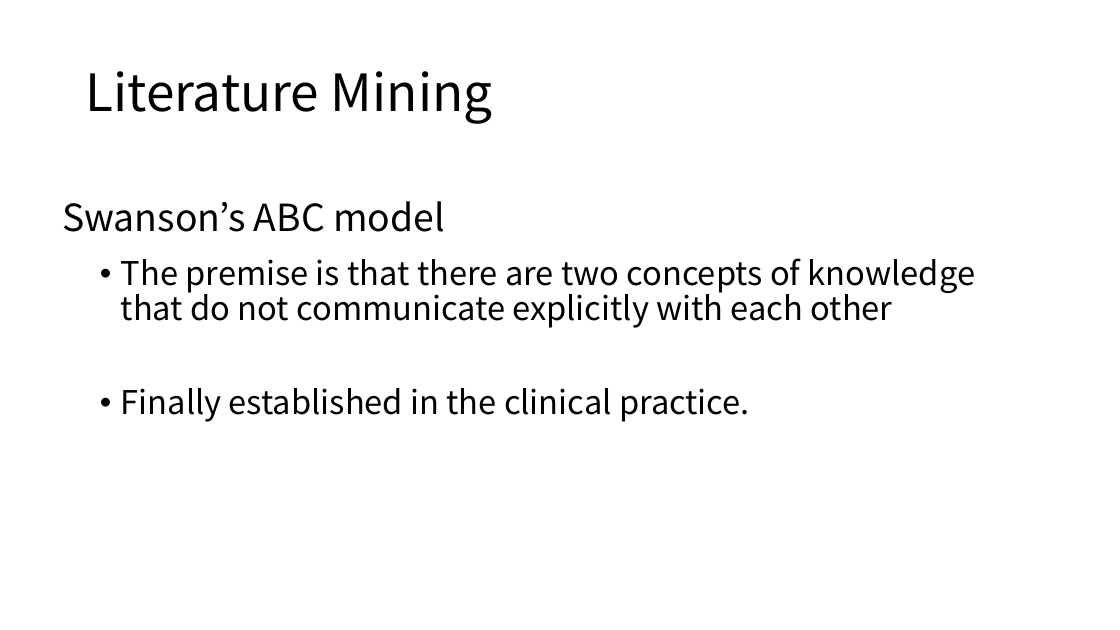
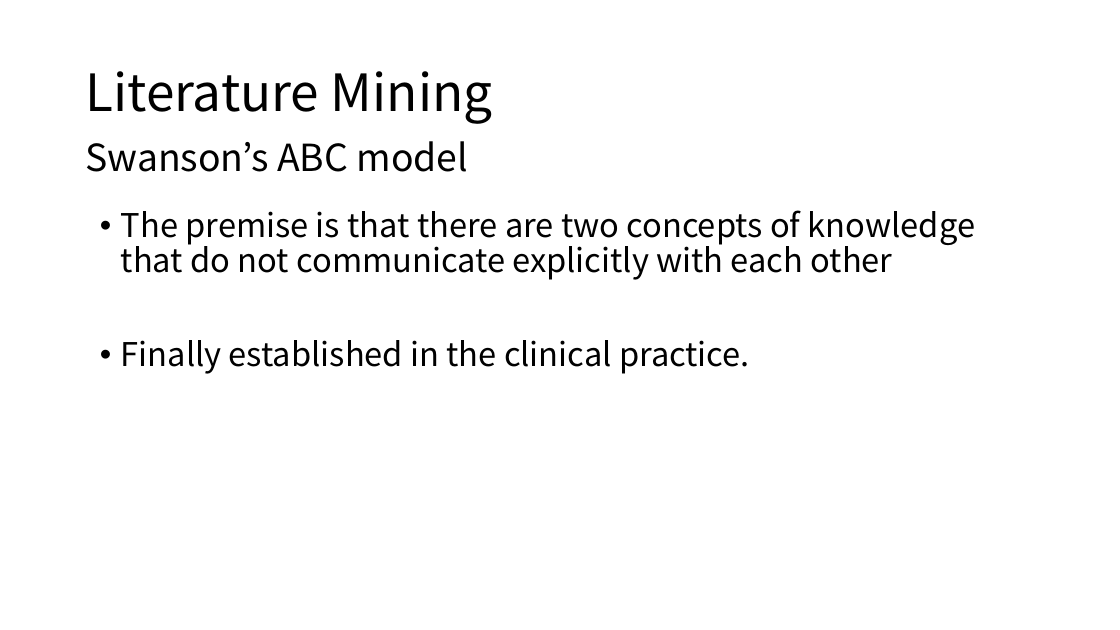
Before and after one commit to moklise/TIL, a slide deck: slide 4 of Review/[3] Literature mining, ontologies and information visualization for drug repurposing/Literature mining, ontologies and information visualization for.pptx. Drawn at 1120x630 pixels with LibreOffice and Linux fonts; fonts in the diff are those of the drawing. Boxes give left, top, right and bottom in pixels: in the first picture for what was removed or moved away, otherwise in the second. Text is boxed around its words. In the diff, an @@ line names an element or a change of style, - is before the commit and + after.

Commit message:
[Publication Review] Literature Mining2

```diff
--- a/Review/[3] Literature mining, ontologies and information visualization for drug repurposing/Literature mining, ontologies and information visualization for.pptx
+++ b/Review/[3] Literature mining, ontologies and information visualization for drug repurposing/Literature mining, ontologies and information visualization for.pptx
@@ text "Swanson’s ABC model": place and size @@
-text "Swanson’s ABC model" at [62,201,445,232]
+text "Swanson’s ABC model" at [85,141,469,172]
@@ text "The premise is that there ...": place and size @@
-text "The premise is that there ..." at [121,258,975,422]
+text "The premise is that there ..." at [121,210,975,374]
```
Also in this commit, not shown: 5 other slides changed, 6 slides added, 1 slide removed.
